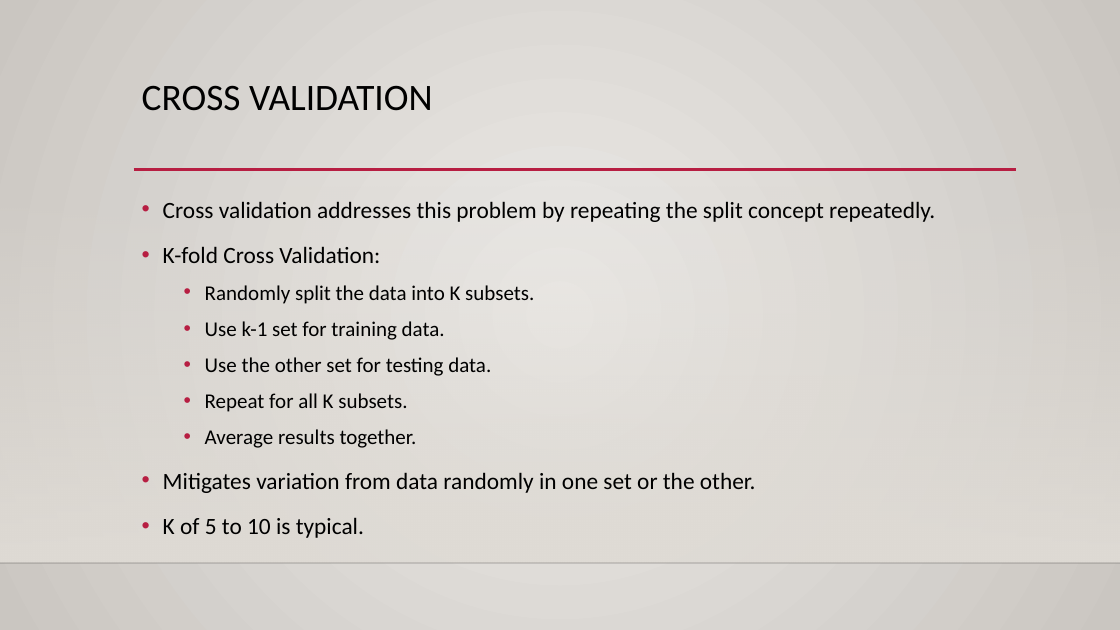
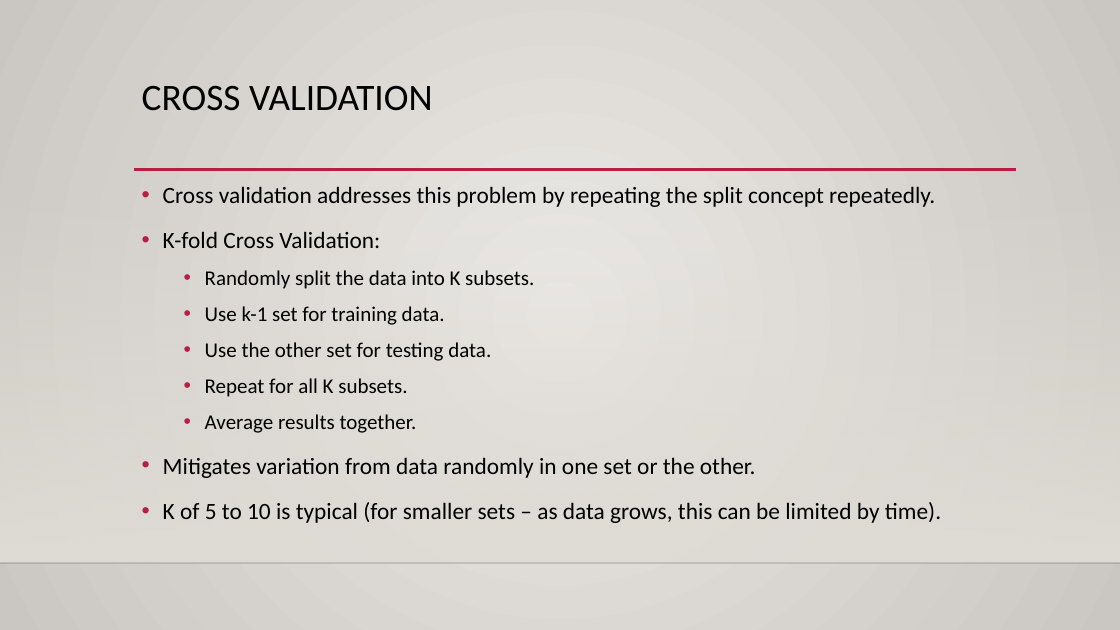
Before and after one commit to glennybarnes/Intro_to_Machine_Learning_Students, a slide deck: slide 18 of reference_content/Slides/004_Gridsearch.pptx (slide 14 before the commit). Drawn at 1120x630 pixels with LibreOffice and Linux fonts; fonts in the diff are those of the drawing; background and template pictures are left out. Boxes give left, top, right and bottom in pixels: in the first picture for what was removed or moved away, otherwise in the second. Text is boxed around its words. In the diff, an @@ line names an element or a change of style, - is before the commit and + after.

```diff
--- a/reference_content/Slides/004_Gridsearch.pptx
+++ b/reference_content/Slides/004_Gridsearch.pptx
@@ text "Cross validation addresses this problem ...": place and size @@
-text "Cross validation addresses this problem ..." at box(163, 201, 935, 538)
+text "Cross validation addresses this problem ..." at box(163, 186, 941, 523)
@@ text at box(163, 502, 941, 523): text changed @@
-• K of 5 to 10 is typical.
+• K of 5 to 10 is typical (for smaller sets – as data grows, this can be limited by time).
```
Also in this commit, not shown: 3 other slides changed, 5 slides added, 1 slide removed, 4 other files.
